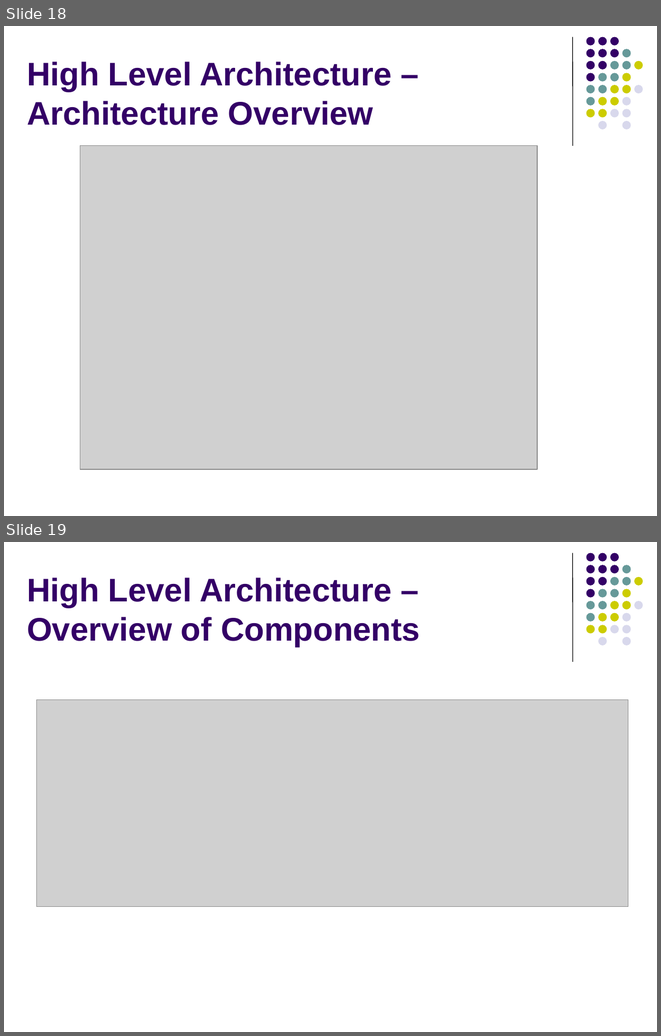
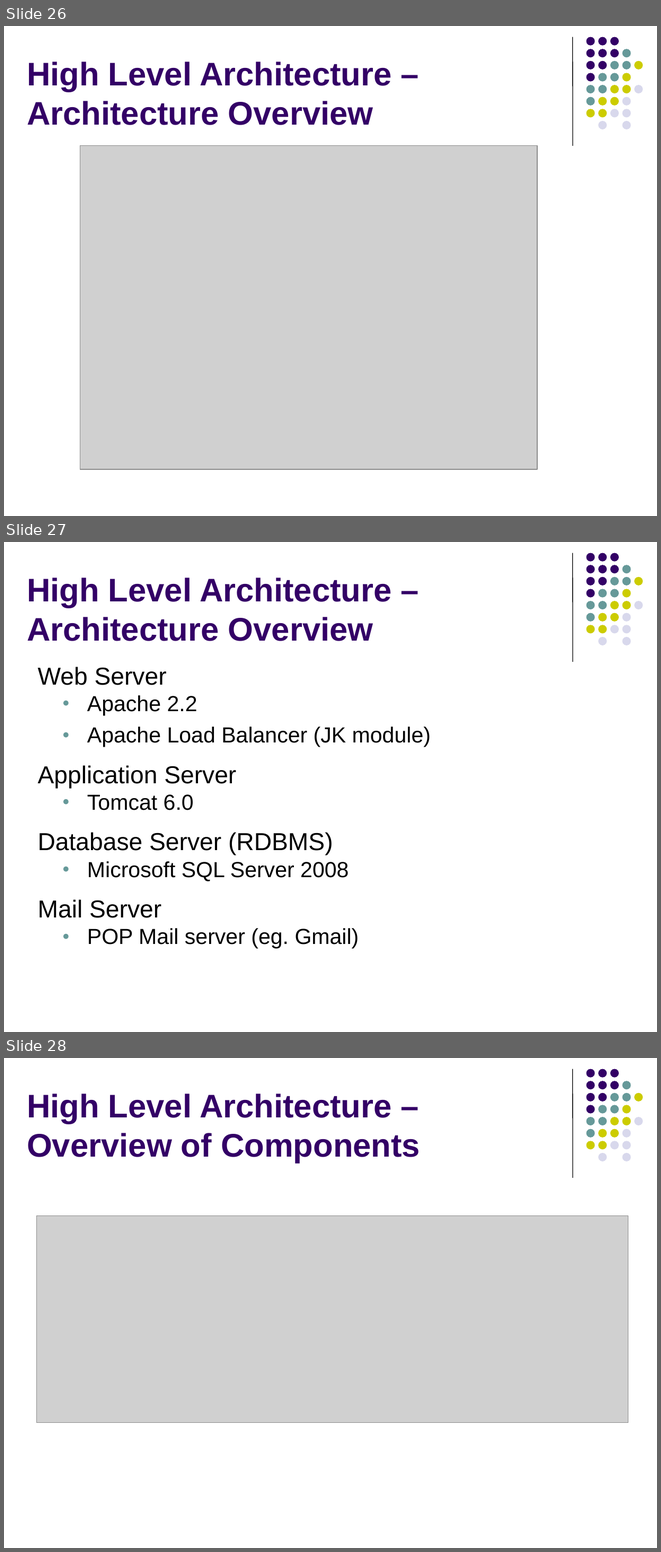
Before and after one commit to imireasa/mtech-se18-t08s, a slide deck: docs/W-9 Working Document/W-9.3 Presentation Slides/Phase1/vms_first_presentation_v0.1a.pptx. Shown one above the other, each under a label of ours: slides 18 and 19 before the commit, slides 26, 27 and 28 after it. The pictures are 661x1036 and 661x1552 pixels, drawn with LibreOffice and Linux fonts; fonts in the diff are those of the drawing; grey boxes stand for pictures. Boxes give left, top, right and bottom in pixels: in the first picture for what was removed or moved away, otherwise in the second. Text is boxed around its words. In the diff, an @@ line names an element or a change of style, - is before the commit and + after.

```diff
--- a/docs/W-9 Working Document/W-9.3 Presentation Slides/Phase1/vms_first_presentation_v0.1a.pptx
+++ b/docs/W-9 Working Document/W-9.3 Presentation Slides/Phase1/vms_first_presentation_v0.1a.pptx
@@ slide 27 added at (4,542,657,1032), background #FFFFFF; not listed: 32 template elements that a slide beside it also shows @@
@@ title added at (27,578,392,641), 36 pt, text #330066, bold @@
+High Level Architecture –Architecture Overview
@@ text added at (38,667,431,949), 24 pt, text #000000 @@
+Web Server
+  ● Apache 2.2
+  ● Apache Load Balancer (JK module)
+Application Server
+  ● Tomcat 6.0
+Database Server (RDBMS)
+  ● Microsoft SQL Server 2008
+Mail Server
+  ● POP Mail server (eg. Gmail)
@@ what was slide 18 is now slide 26 @@
@@ what was slide 19 is now slide 28 @@
```
Also in this commit, not shown: 8 slides changed, 11 other slides added, 4 slides removed.
